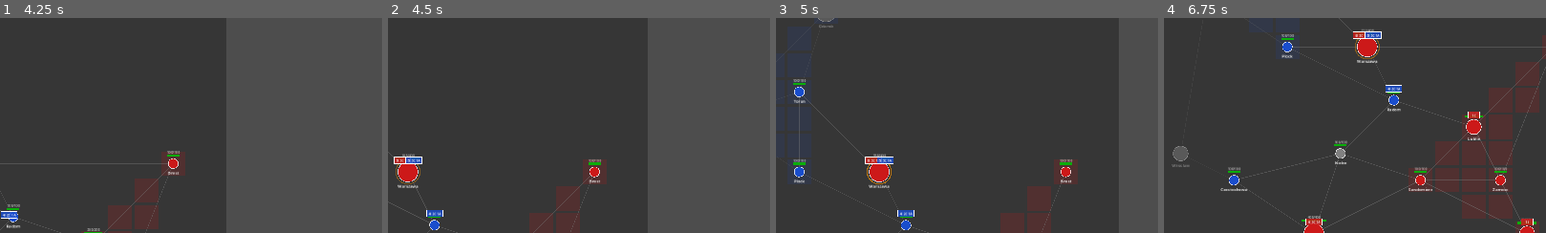
Above: before the commit, frames 1-4 (left to right).
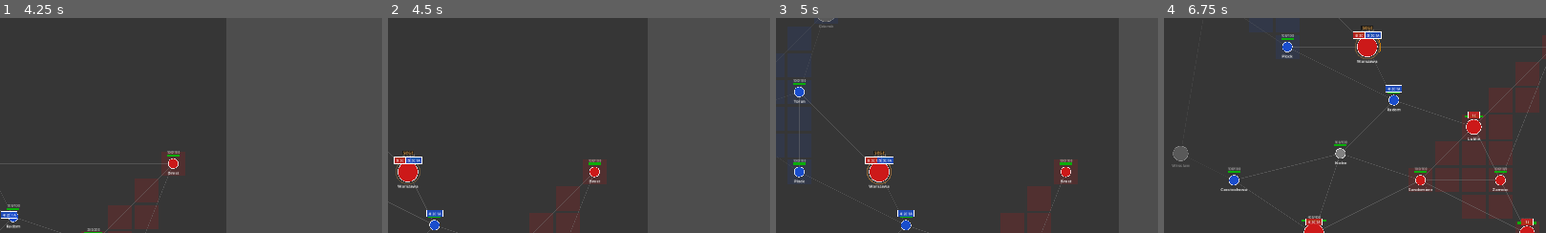
Above: after the commit, the same moments.

Repository: Ztein/Ashes-of-the-Vistula
Game: Godot game, scene res://scenes/main.tscn
Same seed, same stepped clock (60 frames per second), same inputs: the game is played once before the commit and once after it.
Inputs (mouse positions are % of the whole screen's width and height, from its top left):
- Up to frame 1 (4.25 s): click "Start Game" at 0.5 s; tap Enter at 1.25 s; move the mouse to (50, 47) at 1.27 s; hold Right (ui_right) 1.28-2.03 s; tap F at 1.35 s; click (50, 47) at 1.42 s; move the mouse to (28, 90) at 2.02 s; hold Down (ui_down) 2.03-2.78 s; tap G at 2.1 s; click (28, 90) at 2.17 s; move the mouse to (13, 7) at 2.77 s; hold Right (ui_right) 2.78-3.53 s; tap R at 2.85 s; click (13, 7) at 2.92 s; move the mouse to (34, 36) at 3.52 s; hold Up (ui_up) from 3.53 s (still down); tap Tab at 3.6 s; click (34, 36) at 3.67 s
- Up to frame 2 (4.5 s): move the mouse to (13, 8) at 4.27 s; release Up (ui_up) at 4.28 s; hold Left (ui_left) from 4.28 s (still down); tap F at 4.35 s; click (13, 8) at 4.42 s
- Up to frame 3 (5 s): keep holding Left (ui_left)
- Up to frame 4 (6.75 s): move the mouse to (56, 90) at 5.02 s; tap G at 5.1 s; click (56, 90) at 5.17 s; move the mouse to (27, 72) at 5.77 s; release Left (ui_left) at 5.78 s; hold Down (ui_down) 5.78-6.53 s; tap R at 5.85 s; click (27, 72) at 5.92 s; move the mouse to (42, 1) at 6.52 s; hold Right (ui_right) from 6.53 s (still down); tap Tab at 6.6 s; click (42, 1) at 6.67 s
The pictures show only the part of the screen within x 22-72%, y 11-61%; the shares and areas given below are measured in that part.

Frame 1 is identical in both runs. In frame 2, 0.1% of the frame differs, in the area x 2-9%, y 61-78%; in frame 3, 0.1%; in frame 4, 0.2%, in the area x 50-57%, y 3-20%.

Commit message:
ui: enhance combat visual indicators with labels and progress
- Add "SIEGE"/"BATTLE" text labels above cities in combat
- Add siege progress arc showing structure HP drain
- Add attacker color tinting to combat rings
- Add double ring effect for battles
- Only show combat indicators for visible cities

Co-Authored-By: Claude Opus 4.6 <noreply@anthropic.com>

Diff:
--- a/scenes/map/hex_map.gd
+++ b/scenes/map/hex_map.gd
@@ -264,24 +264,56 @@
 # --- Combat Indicators ---
 
 func _draw_combat_indicators() -> void:
+	var font := ThemeDB.fallback_font
 	for city in _game_state.get_all_cities():
+		if not _is_city_visible(city.id):
+			continue
 		var pos: Vector2 = _city_positions[city.id]
 		var radius: float = CITY_SIZES.get(city.tier, 12.0)
 
 		if _game_state.is_city_in_battle(city.id):
-			# Battle: red pulsing ring
+			# Battle: red pulsing ring with attacker color tint
 			var pulse: float = 0.5 + 0.5 * sin(_elapsed * 6.0)
-			var battle_color := Color(1.0, 0.2, 0.0, 0.5 + pulse * 0.5)
-			draw_arc(pos, radius + 6.0, 0, TAU, 32, battle_color, 3.0)
-			# Crossed swords indicator (text-based)
-			var font := ThemeDB.fallback_font
-			draw_string(font, pos + Vector2(-6, -radius - 12), "X", HORIZONTAL_ALIGNMENT_LEFT, -1, 12, Color.RED)
+			var attacker_id: int = _game_state.get_siege_attacker(city.id)
+			var attacker_color := _get_owner_color(attacker_id)
+			var battle_color := Color(
+				lerpf(1.0, attacker_color.r, 0.3),
+				lerpf(0.2, attacker_color.g, 0.3),
+				lerpf(0.0, attacker_color.b, 0.3),
+				0.5 + pulse * 0.5
+			)
+			draw_arc(pos, radius + 6.0, 0, TAU, 32, battle_color, 3.5)
+			# Second inner ring for emphasis
+			draw_arc(pos, radius + 3.0, 0, TAU, 32, Color(1.0, 0.1, 0.0, 0.3 + pulse * 0.3), 2.0)
+			# "BATTLE" label
+			var label := "BATTLE"
+			var label_size := font.get_string_size(label, HORIZONTAL_ALIGNMENT_LEFT, -1, 9)
+			var label_pos := pos + Vector2(-label_size.x / 2.0, -radius - 18)
+			draw_rect(Rect2(label_pos + Vector2(-2, -9), Vector2(label_size.x + 4, 12)), Color(0.0, 0.0, 0.0, 0.6))
+			draw_string(font, label_pos, label, HORIZONTAL_ALIGNMENT_LEFT, -1, 9, Color(1.0, 0.3, 0.3))
 
 		elif _game_state.is_city_under_siege(city.id):
-			# Siege: orange pulsing ring
+			# Siege: orange pulsing ring with attacker color tint
 			var pulse: float = 0.5 + 0.5 * sin(_elapsed * 3.0)
-			var siege_color := Color(1.0, 0.6, 0.0, 0.3 + pulse * 0.4)
+			var attacker_id: int = _game_state.get_siege_attacker(city.id)
+			var attacker_color := _get_owner_color(attacker_id)
+			var siege_color := Color(
+				lerpf(1.0, attacker_color.r, 0.3),
+				lerpf(0.6, attacker_color.g, 0.3),
+				lerpf(0.0, attacker_color.b, 0.3),
+				0.3 + pulse * 0.4
+			)
 			draw_arc(pos, radius + 5.0, 0, TAU, 32, siege_color, 2.5)
+			# Siege progress arc — shows how much structure HP remains
+			var pct: float = city.structure_hp / city.max_structure_hp if city.max_structure_hp > 0 else 1.0
+			var progress_color := Color(1.0, 0.6, 0.0, 0.7)
+			draw_arc(pos, radius + 8.0, -PI / 2.0, -PI / 2.0 + TAU * (1.0 - pct), 32, progress_color, 2.0)
+			# "SIEGE" label
+			var label := "SIEGE"
+			var label_size := font.get_string_size(label, HORIZONTAL_ALIGNMENT_LEFT, -1, 9)
+			var label_pos := pos + Vector2(-label_size.x / 2.0, -radius - 18)
+			draw_rect(Rect2(label_pos + Vector2(-2, -9), Vector2(label_size.x + 4, 12)), Color(0.0, 0.0, 0.0, 0.6))
+			draw_string(font, label_pos, label, HORIZONTAL_ALIGNMENT_LEFT, -1, 9, Color(1.0, 0.7, 0.3))
 
 
 func _draw_selection_highlight() -> void:
